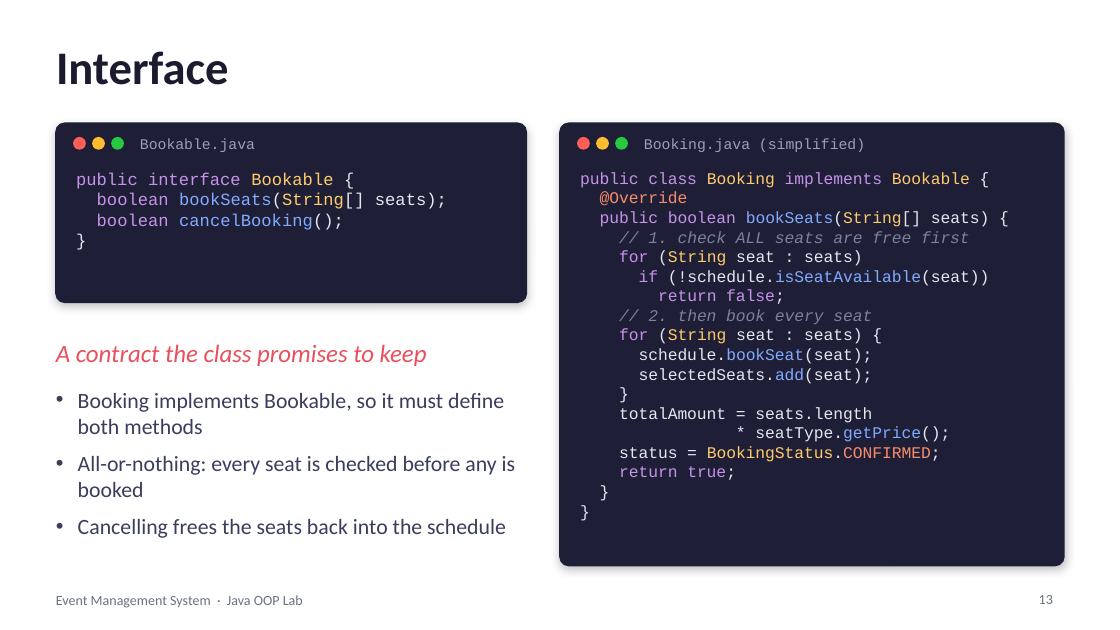
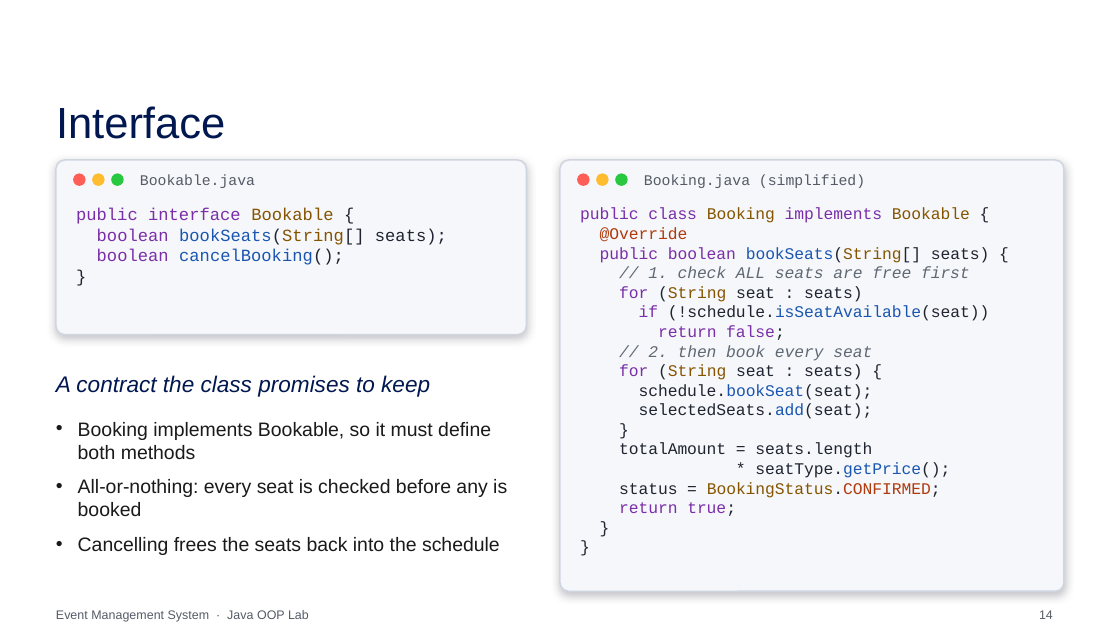
Before and after one commit to SuyashAnupam/Event-Mangement-Platform, a slide deck: slide 14 of Event_Management_System_OOP.pptx (slide 13 before the commit). Drawn at 1120x630 pixels with LibreOffice and Linux fonts; fonts in the diff are those of the drawing; background and template pictures are left out. Boxes give left, top, right and bottom in pixels: in the first picture for what was removed or moved away, otherwise in the second. Text is boxed around its words. In the diff, an @@ line names an element or a change of style, - is before the commit and + after.

```diff
--- a/Event_Management_System_OOP.pptx
+++ b/Event_Management_System_OOP.pptx
@@ title "Interface": place and size @@
-title "Interface" at box(56, 51, 229, 85)
+title "Interface" at box(56, 106, 225, 139)
@@ title "Interface" at box(56, 106, 225, 139): size 30 to 28 pt, font Calibri to Arial, text colour #1A1B2E to #00174F, bold off @@
@@ rounded rectangle at box(56, 160, 526, 335): fill #1E1F36 to #F5F7FA; outline #1E1F36 1 pt to #D0D6E0 1 pt @@
@@ rounded rectangle: place and size @@
-rounded rectangle at box(56, 123, 526, 302)
+rounded rectangle at box(56, 160, 526, 335)
@@ text "Bookable.java" at box(140, 174, 255, 188): text colour #9AA0B8 to #555B66 @@
@@ rounded rectangle: place and size @@
-rounded rectangle at box(560, 123, 1064, 566)
+rounded rectangle at box(560, 160, 1064, 591)
@@ rounded rectangle at box(560, 160, 1064, 591): fill #1E1F36 to #F5F7FA; outline #1E1F36 1 pt to #D0D6E0 1 pt @@
@@ 6 ellipses, 3 texts: place and size @@
-6 ellipses, 3 texts at box(74, 138, 865, 230)
+6 ellipses, 3 texts at box(74, 174, 865, 265)
@@ text "Booking.java (simplified)" at box(644, 174, 865, 188): text colour #9AA0B8 to #555B66 @@
@@ text "public interface Bookable {" at box(76, 208, 447, 265): text colour #C792EA to #7A2EA8 in "public interface", "boolean", "boolean"; text colour #FFCB6B to #855400 in "Bookable", "bookSeats(String[]"; text colour #E4E6F0 to #1F2430 in "{", "bookSeats(String[] seats);", "cancelBooking();", "}"; text colour #82AAFF to #1A56B0 in "bookSeats(String[]", "cancelBooking();" @@
@@ text "public class Booking implements Bookable ...": place and size @@
-text "public class Booking implements Bookable ..." at box(580, 172, 990, 480)
+text "public class Booking implements Bookable ..." at box(580, 207, 990, 516)
@@ text "public class Booking implements Bookable ..." at box(580, 207, 990, 516): text colour #C792EA to #7A2EA8 in "public class implements", "public boolean", "for", "if" and 3 more places; text colour #FFCB6B to #855400 in "Booking Bookable", "bookSeats(String[]", "(String", "(String" and 1 more places; text colour #E4E6F0 to #1F2430 in "{", "bookSeats(String[] seats) {", "(String seat : seats)", "(!schedule.isSeatAvailable(seat))" and 11 more places; text colour #F78C6C to #B03A0C in "@Override", "BookingStatus.CONFIRMED;"; text colour #82AAFF to #1A56B0 in "bookSeats(String[]", "(!schedule.isSeatAvailable(seat))", "schedule.bookSeat(seat);", "selectedSeats.add(seat);" and 1 more places; text colour #7C8299 to #5F6873 in "// 1. check ALL seats are free ...", "// 2. then book every seat" @@
@@ text "A contract the class promises ...": place and size @@
-text "A contract the class promises ..." at box(56, 344, 427, 366)
+text "A contract the class promises ..." at box(56, 375, 430, 397)
@@ text "A contract the class promises ..." at box(56, 375, 430, 397): size 16 to 14.5 pt, font Calibri to Arial, text colour #E8505B to #00174F @@
@@ text "Booking implements Bookable, so it ...": place and size @@
-text "Booking implements Bookable, so it ..." at box(78, 393, 516, 538)
+text "Booking implements Bookable, so it ..." at box(78, 422, 507, 555)
@@ text "Booking implements Bookable, so it ..." at box(78, 422, 507, 555): size 14 to 12.5 pt, font Calibri to Arial, text colour #3A3D5C to #1A1A1A @@
@@ text "Event Management System · Java ...": place and size @@
-text "Event Management System · Java ..." at box(56, 595, 303, 608)
+text "Event Management System · Java ..." at box(56, 610, 309, 622)
@@ text "Event Management System · Java ..." at box(56, 610, 309, 622): size 9 to 8 pt, font Calibri to Arial, text colour #6B7280 to #555B66 @@
@@ page number at box(1039, 610, 1053, 619): text changed; size 9 to 8 pt; font Calibri to Arial; text colour #6B7280 to #555B66 @@
-13
+14
```
Also in this commit, not shown: 26 other slides changed, 2 slides added, 1 slide removed.
